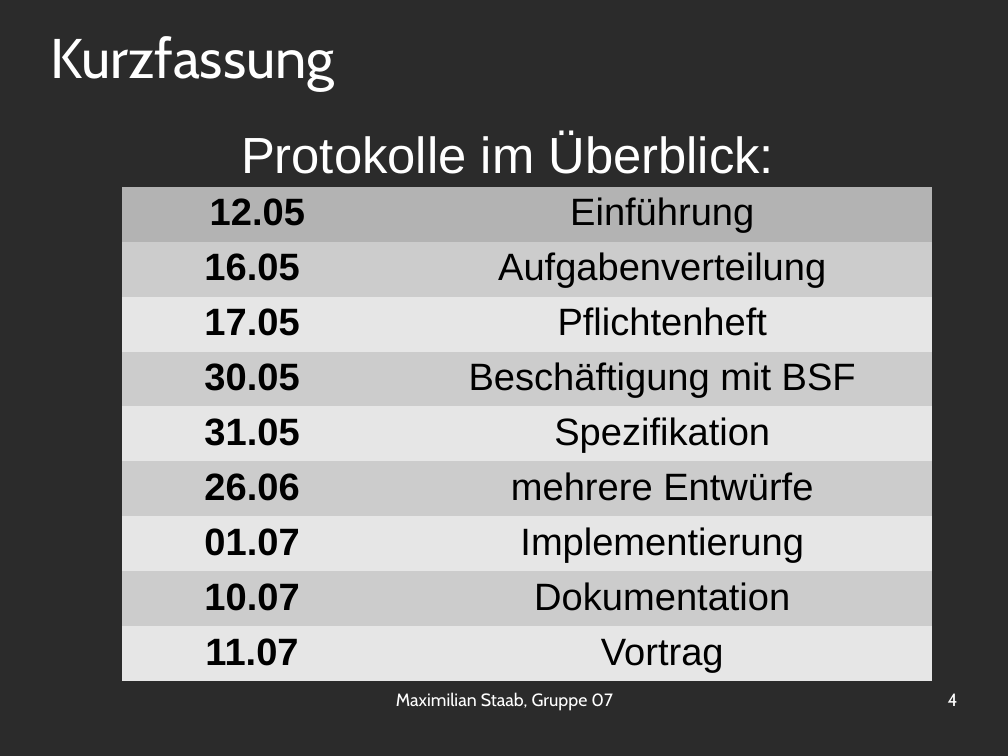
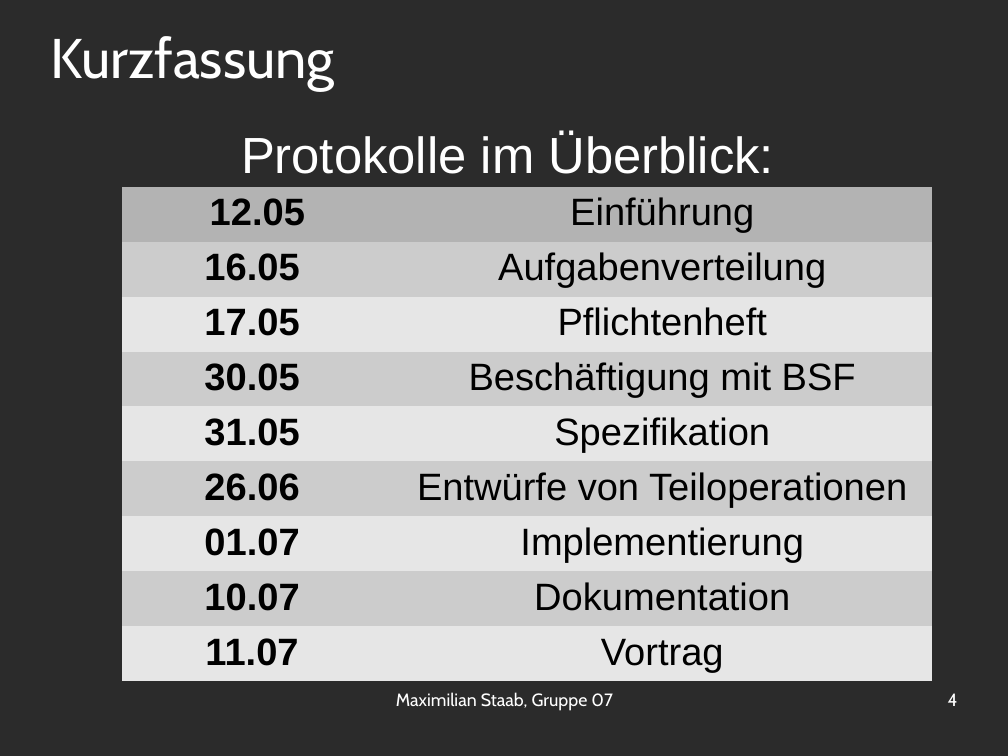
Before and after one commit to OrestTa/etip, a slide deck: slide 4 of Projekt2/Protokolle/verlauf2.odp. Drawn at 1008x756 pixels with LibreOffice and Linux fonts; fonts in the diff are those of the drawing; background and template pictures are left out; a plain dark background stands for a picture behind light text. Boxes give left, top, right and bottom in pixels: in the first picture for what was removed or moved away, otherwise in the second. Text is boxed around its words. In the diff, an @@ line names an element or a change of style, - is before the commit and + after.

```diff
--- a/Projekt2/Protokolle/verlauf2.odp
+++ b/Projekt2/Protokolle/verlauf2.odp
@@ table at <box>123,187,932,677</box> @@
-row 6, column 2: mehrere Entwürfe
+row 6, column 2: Entwürfe von Teiloperationen
```
Also in this commit, not shown: 4 other slides changed, 1 slide added, 1 other file.
